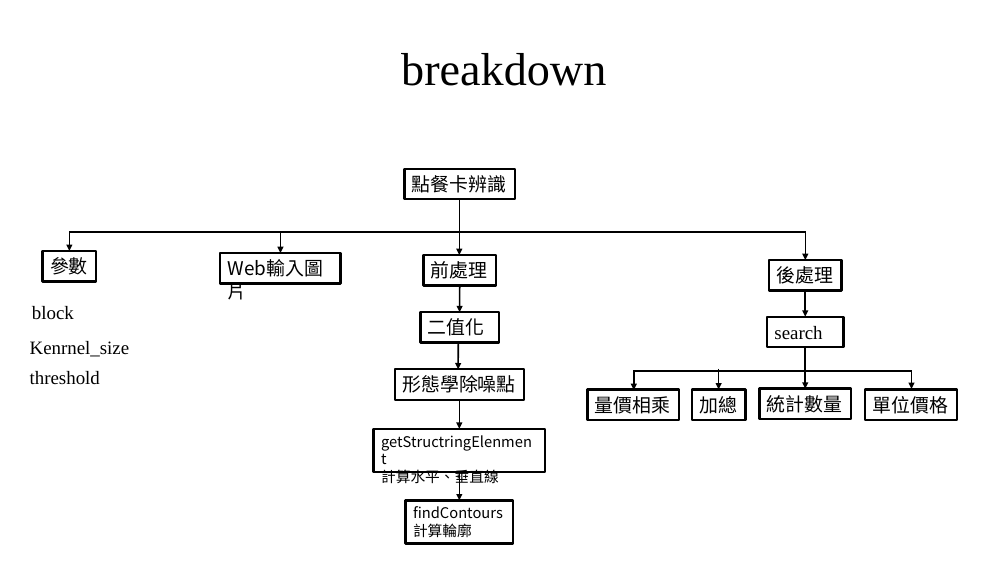
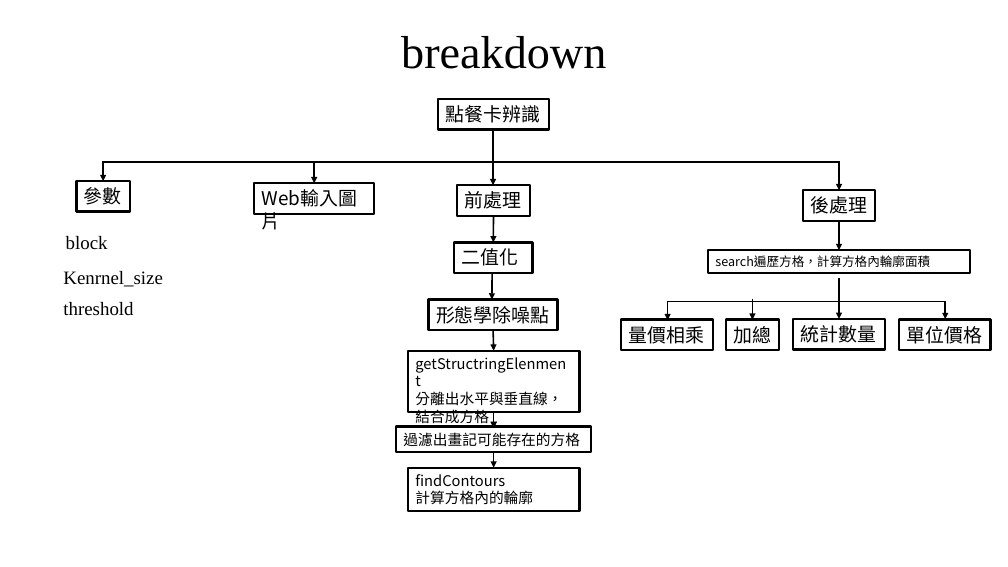
Before and after one commit to austin9328/Embedded_system, a slide deck: slide 3 of final_project/影像辨識 final_project.pptx. Drawn at 1008x567 pixels with LibreOffice and Linux fonts; fonts in the diff are those of the drawing. Boxes give left, top, right and bottom in pixels: in the first picture for what was removed or moved away, otherwise in the second. Text is boxed around its words. In the diff, an @@ line names an element or a change of style, - is before the commit and + after.

Commit message:
added pptx

```diff
--- a/final_project/影像辨識 final_project.pptx
+++ b/final_project/影像辨識 final_project.pptx
@@ title "breakdown": place and size @@
-title "breakdown" at <box>401,53,606,86</box>
+title "breakdown" at <box>401,36,606,69</box>
@@ 11 rectangles, 7 arrows, 3 texts, 2 elbow double arrows: place and size @@
-11 rectangles, 7 arrows, 3 texts, 2 elbow double arrows at <box>30,169,957,420</box>
+11 rectangles, 7 arrows, 3 texts, 2 elbow double arrows at <box>63,99,991,350</box>
@@ rectangle added at <box>709,250,971,273</box>, outline #000000 2.25 pt, 12 pt, text #000000 @@
+search遍歷方格，計算方格內輪廓面積
@@ rectangle removed at <box>768,317,844,347</box> @@
-search
@@ rectangle "getStructringElenment": place and size @@
-rectangle "getStructringElenment" at <box>374,429,545,472</box>
+rectangle "getStructringElenment" at <box>408,351,580,412</box>
@@ arrow moved from (460, 400) - (460, 429) to (493, 330) - (494, 351) @@
@@ text in rectangle at <box>415,391,562,426</box>: text changed @@
-計算水平、垂直線
+分離出水平與垂直線，結合成方格
@@ arrow moved from (460, 472) - (460, 501) to (494, 412) - (494, 428) @@
@@ arrow added from (494, 411) to (494, 428), #000000 1.5 pt @@
@@ rectangle added at <box>396,426,591,452</box>, outline #000000 2.25 pt, 14 pt, text #000000 @@
+過濾出畫記可能存在的方格
@@ rectangle "findContours 計算方格內的輪廓": place and size @@
-rectangle "findContours 計算方格內的輪廓" at <box>406,501,513,544</box>
+rectangle "findContours 計算方格內的輪廓" at <box>408,468,580,511</box>
@@ text in rectangle at <box>415,474,533,505</box>: text changed @@
-findContours
-計算輪廓
+findContours
+計算方格內的輪廓
@@ arrow added from (494, 452) to (494, 468), #000000 1.5 pt @@
```
